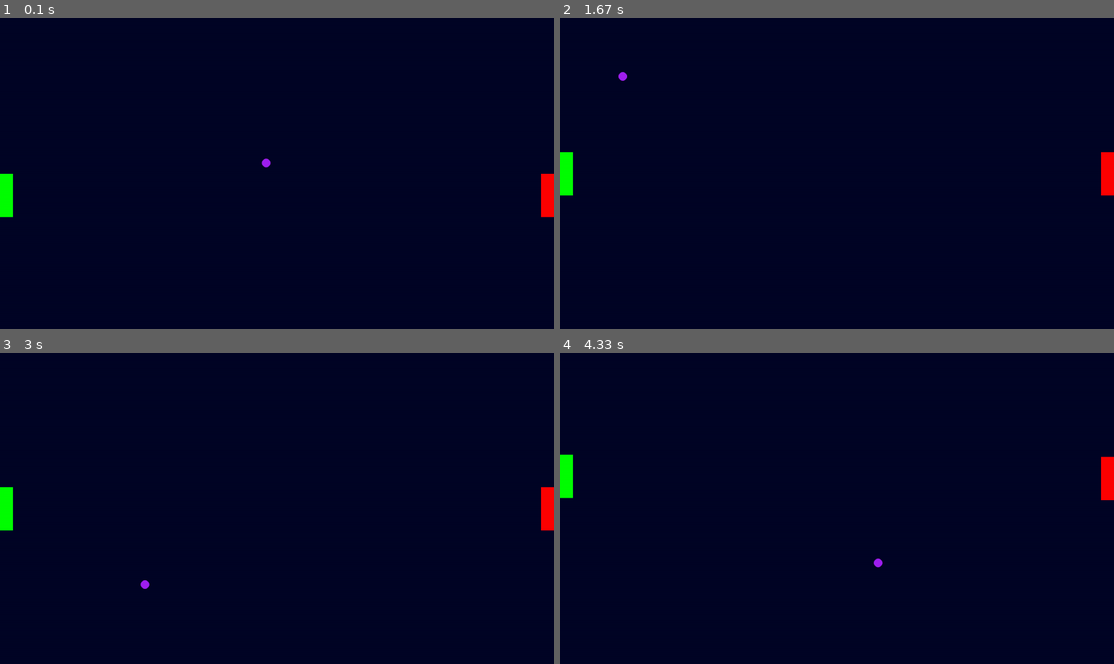
Above: before the commit, frames 1-4 (two rows, left to right).
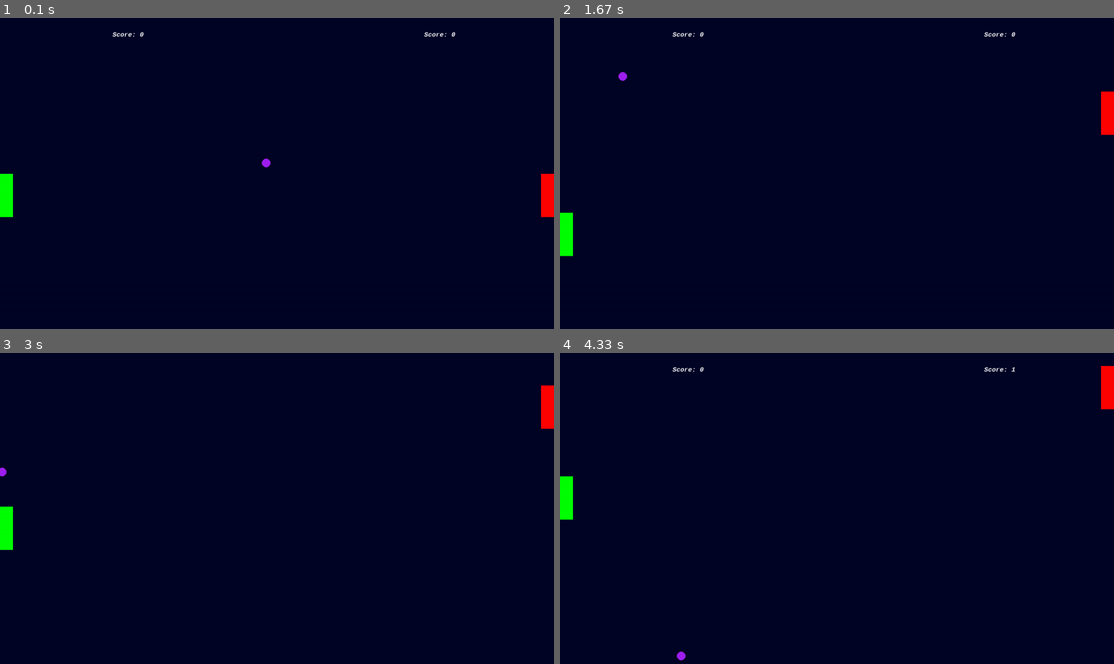
Above: after the commit, the same moments.

Repository: Arthur-Negrao-Smith/Pong-Pygame
Game: pygame game, started from main.py
The game is run twice, just before and just after one commit, with the same random seed, the same clock (stepped at 60 frames per second) and the same inputs.
Inputs:
- Up to frame 1 (0.1 s): no input
- Up to frame 2 (1.67 s): hold S 0.33-0.8 s; hold Up 0.33-0.8 s; hold Up 0.83-1.3 s; hold W 0.83-1.3 s; hold Down 1.33-1.63 s; hold S 1.33-1.63 s
- Up to frame 3 (3 s): hold Up 1.67-2.03 s; hold W 1.67-2.03 s; hold Down 2.07-2.43 s; hold S 2.07-2.43 s
- Up to frame 4 (4.33 s): hold Up 3.13-3.5 s; hold W 3.13-3.5 s; hold Down 3.53-3.9 s; hold S 3.53-3.9 s; hold Up 3.93-4.23 s; hold W 3.93-4.23 s; hold Down from 4.27 s (still down); hold S from 4.27 s (still down)

The runs differ from the first frame. In frame 1, less than 0.1% of the frame differs, in the area x 20-83%, y 4-7%; in frame 2, 1.4%, in the area x 0-100%, y 4-77%; in frame 3, 1.0%; in frame 4, 1.2%.

Commit message:
Placar e dois Players completos

Diff:
--- a/main.py
+++ b/main.py
@@ -22,7 +22,10 @@
 
 # Criando os Players
 player_1 = Rect_player(posx=0, posy=screen_size_y//2, widith=player_size_x, height=player_size_y, color='green', speed=player_speed)
-player_2 = Rect_player(posx=screen_size_x - player_size_x, posy=screen_size_y//2, widith=player_size_x, height=player_size_y, color='red', speed=ball_speed)
+score_player_1 = Score(points=0, posx=260, posy=30)
+
+player_2 = Rect_player(posx=screen_size_x - player_size_x, posy=screen_size_y//2, widith=player_size_x, height=player_size_y, color='red', speed=player_speed)
+score_player_2 = Score(points=0, posx=980, posy=30)
 
 # Características da bola
 ray = 10
@@ -57,37 +60,44 @@
 
     # Desenha o player 1
     player_1.draw_player(screen=game_screen.game_window)
-    if game_event.identify_key_up() and player_1.posy >= 0:
+    if game_event.identify_key_w() and player_1.posy >= 0:
         player_1.move_up()
-        player_2.move_up()
-    if game_event.identify_key_down() and player_1.posy <= screen_size_y - player_size_y:
+    if game_event.identify_key_s() and player_1.posy <= screen_size_y - player_size_y:
         player_1.move_down()
-        player_2.move_down()
 
     # Desenha o player 2
     player_2.draw_player(screen=game_screen.game_window)
+    if game_event.identify_key_up() and player_2.posy >= 0:
+        player_2.move_up()
+    if game_event.identify_key_down() and player_2.posy <= screen_size_y - player_size_y:
+        player_2.move_down()
 
     # Desenha a bola
     ball.draw_ball(screen=game_screen.game_window)
 
-
+    # Identifica se a bola está sem movimento
     if direction_selector == start:
         direction_selector = randint(1, 2)
 
+    # Escolhe para onde a Bola vai se mexer
     ball.move_ball_to_direction(direction=direction_selector)
 
+    # Testa se alguém marcou
     score_tester = ball.set_collision_width(screen_size_x=screen_size_x)
     if score_tester == 'left':
+        score_player_2.increment_points(increment_value=1)
         direction_selector = start
         ball.change_ball_position(posx=screen_size_x//2, posy=screen_size_y//2)
         pg.time.wait(1000)
 
     elif score_tester == 'right':
+        score_player_1.increment_points(increment_value=1)
         direction_selector = start
         ball.change_ball_position(posx=screen_size_x//2, posy=screen_size_y//2)
         pg.time.wait(1000)
     score_tester = ''
 
+    # Testa a colisão da bola com o player 1
     player_1_collided = ball.crash_test_player_left(player=player_1)
     if player_1_collided:
         if direction_selector == down_left:
@@ -96,6 +106,7 @@
         elif direction_selector == up_left:
             direction_selector = up_right
 
+    # testa a colisão da bola com o player 2
     player_2_collided = ball.crash_test_player_right(player=player_2)
     if player_2_collided:
         if direction_selector == down_right:
@@ -104,10 +115,7 @@
         elif direction_selector == up_right:
             direction_selector = up_left
 
-
-    if ball.posx - ball.ray == player_1.return_x_pos() + player_1.xsize and player_1.return_y_pos() <= ball.posy and ball.posy <= player_1.return_y_pos() + player_size_y:
-        print('Colidiu')
-
+    # Identifica se a bola colidiu com o teto ou com o solo
     height_finish_tester = ball.set_collision_height(screen_size_y=screen_size_y)
     if height_finish_tester == 'up':
         if direction_selector == down_right:
@@ -124,10 +132,13 @@
             direction_selector = down_left
     height_finish_tester = ''
 
-
+    # Desenha o Placar
+    score_player_1.draw_score(screen=game_screen.game_window)
+    score_player_2.draw_score(screen=game_screen.game_window)
 
     pg.display.flip()
 
+    # Limita o FPS
     clock.tick(60)
 
 
--- a/pong_func.py
+++ b/pong_func.py
@@ -25,14 +25,24 @@
                     return False
         return True
 
+    def identify_key_w(self) -> bool:
+        self.keys_pressed = pg.key.get_pressed()
+        if self.keys_pressed[pg.K_w]:
+            return True
+
     def identify_key_up(self) -> bool:
         self.keys_pressed = pg.key.get_pressed()
-        if self.keys_pressed[pg.K_w] or self.keys_pressed[pg.K_UP]:
+        if self.keys_pressed[pg.K_UP]:
+            return True
+
+    def identify_key_s(self) -> bool:
+        self.keys_pressed = pg.key.get_pressed()
+        if self.keys_pressed[pg.K_s]:
             return True
 
     def identify_key_down(self) -> bool:
         self.keys_pressed = pg.key.get_pressed()
-        if self.keys_pressed[pg.K_s] or self.keys_pressed[pg.K_DOWN]:
+        if self.keys_pressed[pg.K_DOWN]:
             return True
 
 class Rect_player:
@@ -150,11 +160,21 @@
             return 'right'
 
 class Score:
-    def __init__(self, points=int) -> None:
+    def __init__(self, points, posx, posy) -> None:
         self.points = points
+        self.posx = posx
+        self.posy = posy
+        self.font = pg.font.SysFont('Monospace', 15, True, True)
+        self.mensage = f'Score: {self.points}'
+        self.text_formatting = self.font.render(self.mensage, True, (255, 255, 255))
 
     def increment_points(self, increment_value) -> None:
         self.points += increment_value
+        self.mensage = f'Score: {self.points}'
+        self.text_formatting = self.font.render(self.mensage, True, (255, 255, 255))
 
     def return_score(self) -> int:
         return self.points
+
+    def draw_score(self, screen) -> None:
+        screen.blit(self.text_formatting, (self.posx, self.posy))
